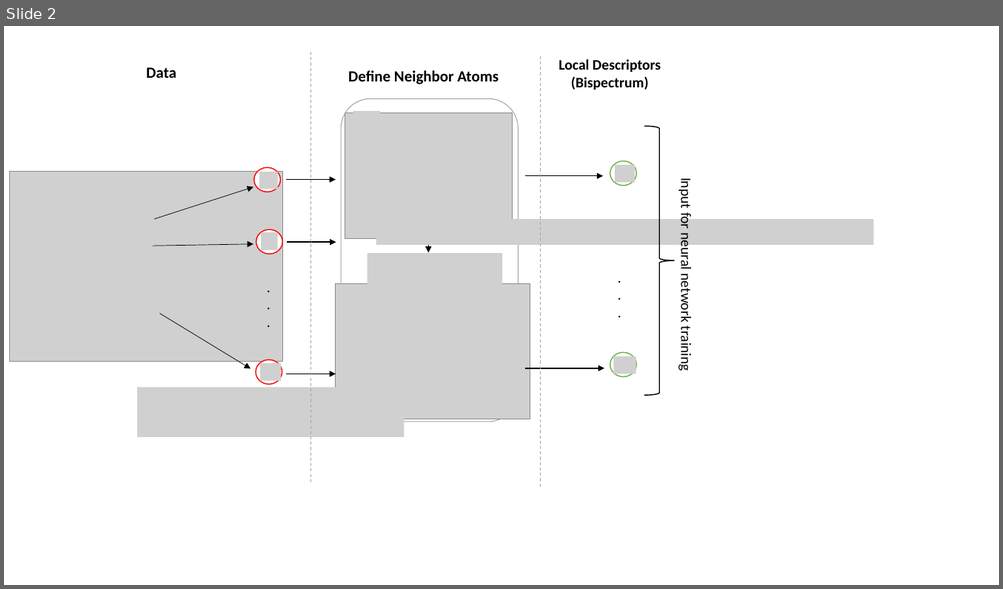
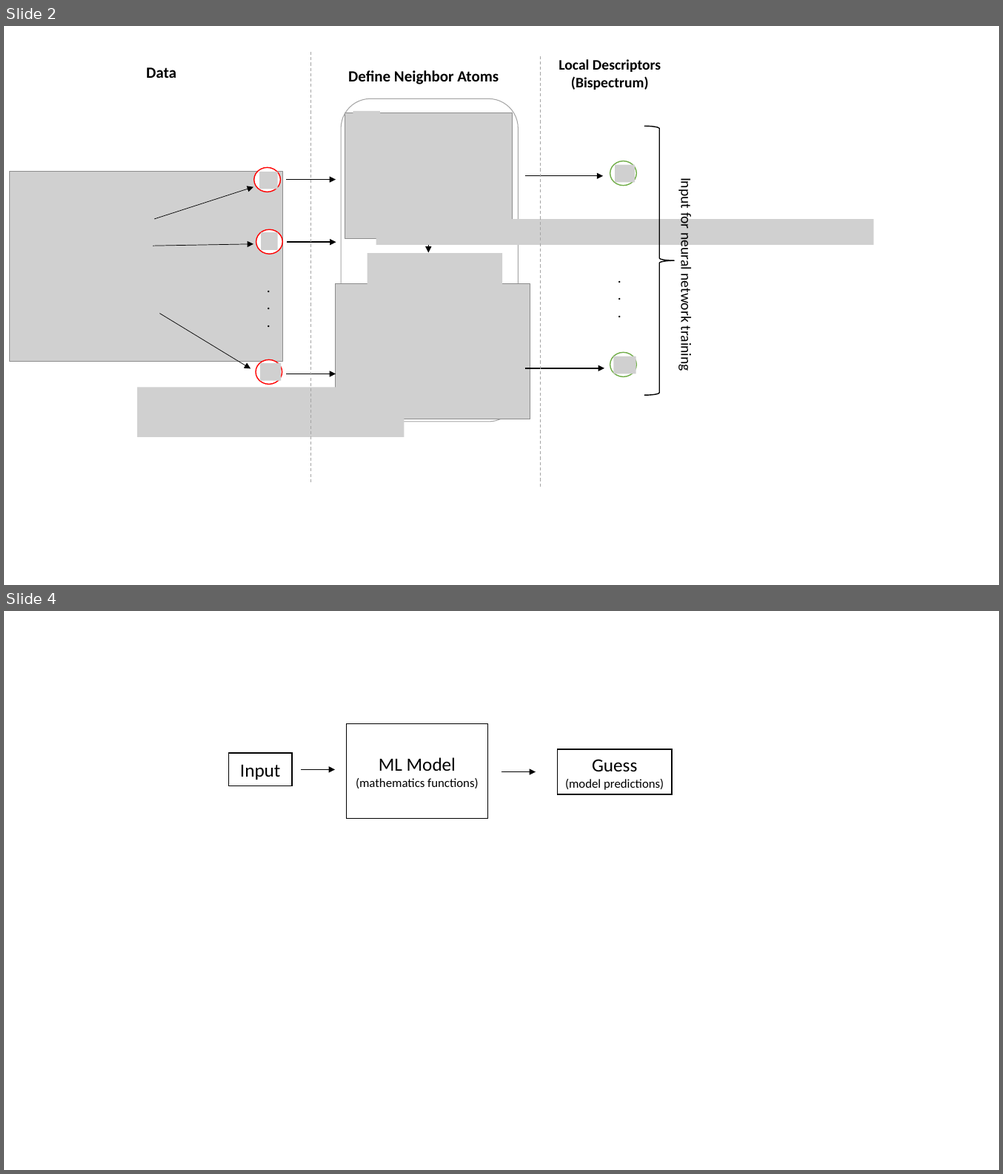
Before and after one commit to dtht2d/bispectrum_component, a slide deck: figures/explain_visual.pptx. Shown one above the other, each under a label of ours: slide 2 before the commit, slides 2 and 4 after it; the slides between them are not shown. The pictures are 1003x589 and 1003x1174 pixels, drawn with LibreOffice and Linux fonts; fonts in the diff are those of the drawing; grey boxes stand for pictures. Boxes give left, top, right and bottom in pixels: in the first picture for what was removed or moved away, otherwise in the second. Text is boxed around its words. In the diff, an @@ line names an element or a change of style, - is before the commit and + after.

```diff
--- a/figures/explain_visual.pptx
+++ b/figures/explain_visual.pptx
@@ slide 4 added at box(4, 611, 999, 1170), background #FFFFFF @@
@@ rectangle added at box(347, 723, 488, 818), fill #FFFFFF, outline #000000 1 pt, 12 pt, text #000000 @@
+ML Model
+(mathematics functions)
@@ rectangle added at box(228, 754, 292, 786), fill #FFFFFF, outline #000000 1 pt, 18 pt, text #000000 @@
+Input
@@ rectangle added at box(558, 749, 671, 795), fill #FFFFFF, outline #000000 1 pt, 12 pt, text #000000 @@
+Guess
+(model predictions)
@@ arrow added from (301, 770) to (335, 770), #000000 0.5 pt @@
@@ arrow added from (502, 772) to (535, 772), #000000 0.5 pt @@
```
Also in this commit, not shown: 1 other slide added, 9 other files.
